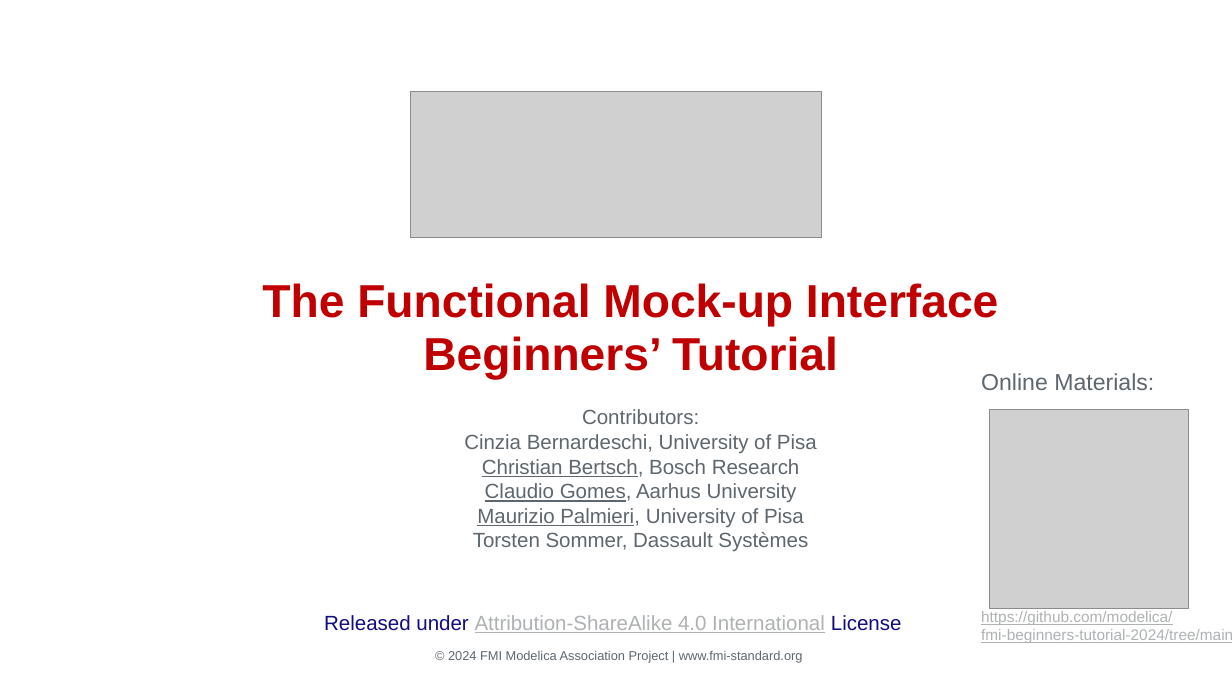
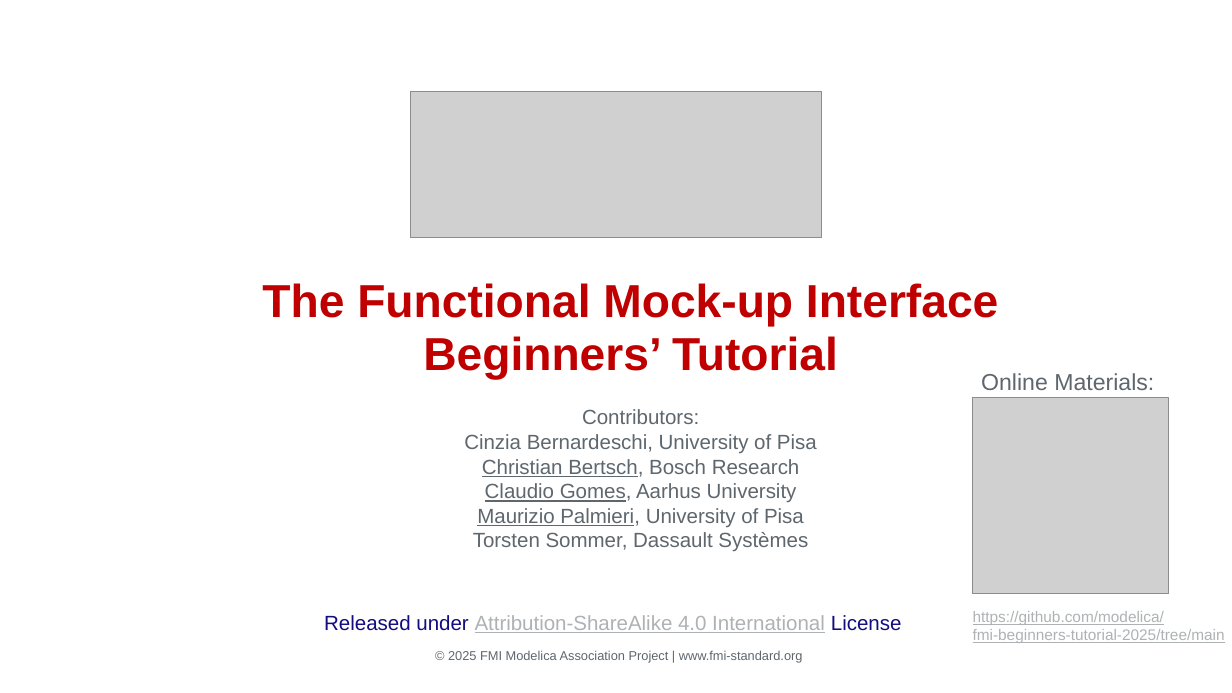
Before and after one commit to modelica/fmi-beginners-tutorial-2025, a slide deck: slide 1 of part1/Introduction-to-FMI.pptx. Drawn at 1232x693 pixels with LibreOffice and Linux fonts; fonts in the diff are those of the drawing; grey boxes stand for pictures. Boxes give left, top, right and bottom in pixels: in the first picture for what was removed or moved away, otherwise in the second. Text is boxed around its words. In the diff, an @@ line names an element or a change of style, - is before the commit and + after.

```diff
--- a/part1/Introduction-to-FMI.pptx
+++ b/part1/Introduction-to-FMI.pptx
@@ picture: place and size @@
-picture at <box>989,409,1189,609</box>
+picture at <box>972,397,1168,593</box>
@@ text at <box>973,611,1225,643</box>: text changed @@
-https://github.com/modelica/
-fmi-beginners-tutorial-2024/tree/main
+https://github.com/modelica/
+fmi-beginners-tutorial-2025/tree/main
@@ text at <box>448,650,803,663</box>: text changed @@
-© 2024 FMI Modelica Association Project | www.fmi-standard.org
+© 2025 FMI Modelica Association Project | www.fmi-standard.org
```
Also in this commit, not shown: 30 other slides changed, 2 slides added, 4 other files.
